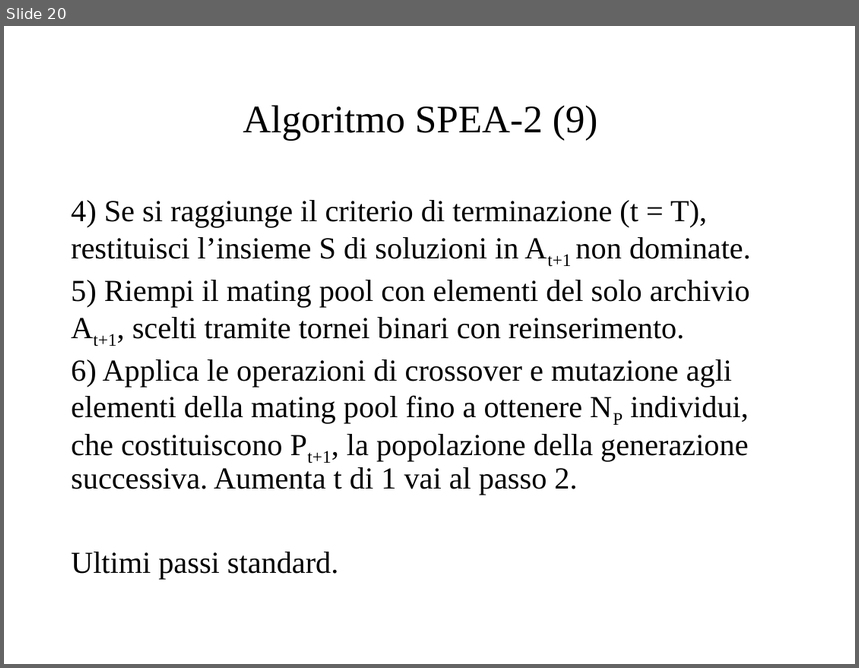
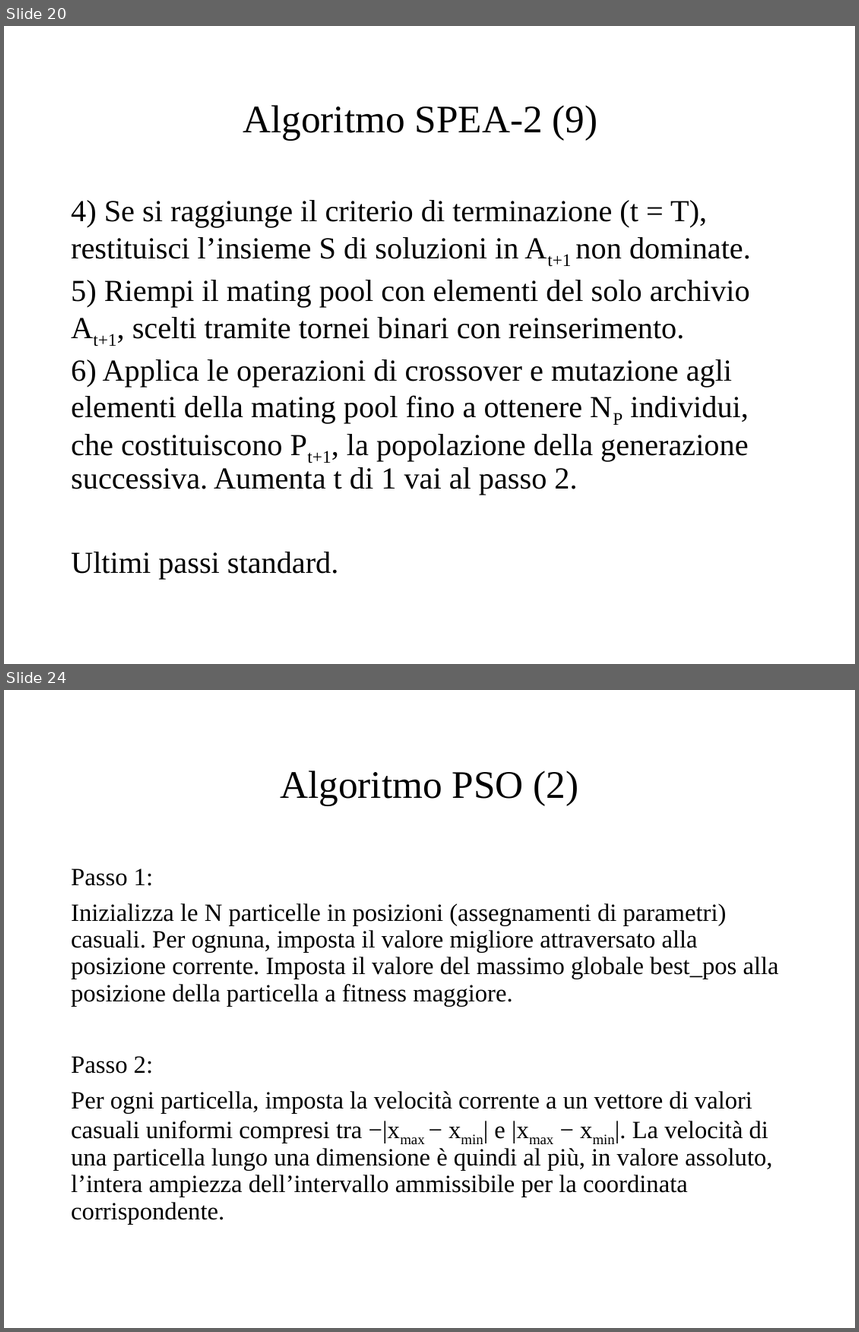
Before and after one commit to micferr/OptimizationProject, a slide deck: Presentation/Presentazione.pptx. Shown one above the other, each under a label of ours: slide 20 before the commit, slides 20 and 24 after it; the slides between them are not shown. The pictures are 859x668 and 859x1332 pixels, drawn with LibreOffice and Linux fonts; fonts in the diff are those of the drawing. Boxes give left, top, right and bottom in pixels: in the first picture for what was removed or moved away, otherwise in the second. Text is boxed around its words. In the diff, an @@ line names an element or a change of style, - is before the commit and + after.

```diff
--- a/Presentation/Presentazione.pptx
+++ b/Presentation/Presentazione.pptx
@@ slide 24 added at (x1=4, y1=690, x2=855, y2=1328), background #FFFFFF @@
@@ title added at (x1=280, y1=771, x2=579, y2=806), 33 pt, text #000000 @@
+Algoritmo PSO (2)
@@ text added at (x1=71, y1=869, x2=779, y2=1224), 21 pt, text #000000 @@
+Passo 1:
+Inizializza le N particelle in posizioni (assegnamenti di parametri) casuali. Per ognuna, imposta il valore migliore attraversato alla posizione corrente. Imposta il valore del massimo globale best_pos alla posizione della particella a fitness maggiore.
+Passo 2:
+Per ogni particella, imposta la velocità corrente a un vettore di valori casuali uniformi compresi tra −|xmax − xmin| e |xmax − xmin|. La velocità di una particella lungo una dimensione è quindi al più, in valore assoluto, l’intera ampiezza dell’intervallo ammissibile per la coordinata corrispondente.
```
Also in this commit, not shown: 1 slide changed, 12 other slides added, 1 slide removed.
